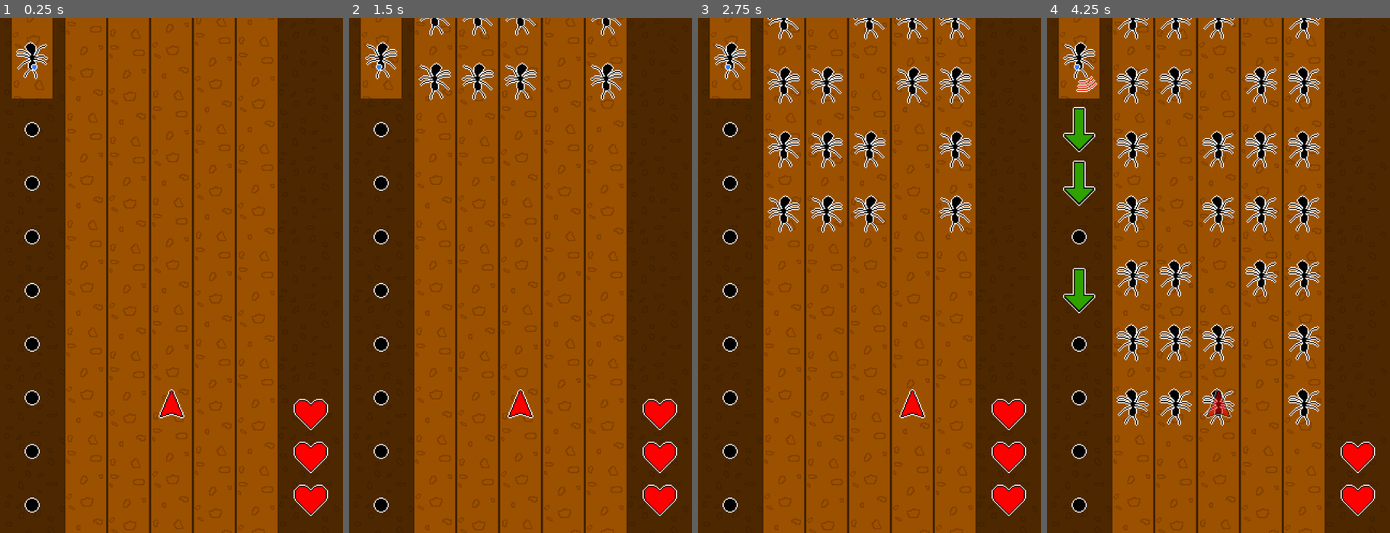
Above: before the commit, frames 1-4 (left to right).
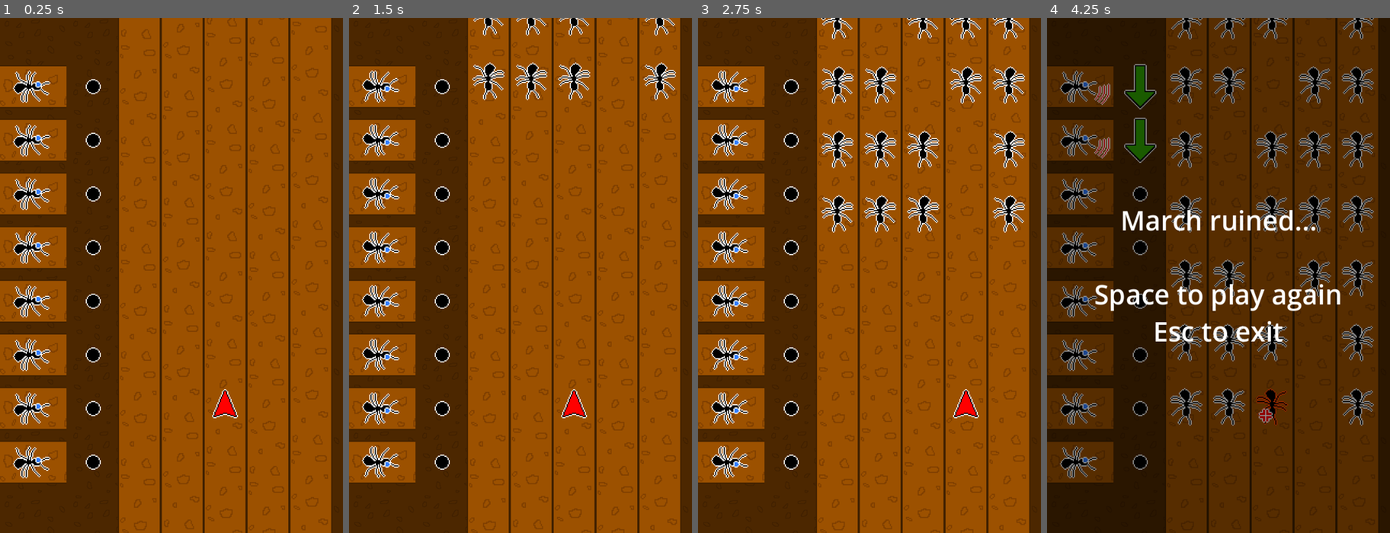
Above: after the commit, the same moments.

Repository: PizzaLovers007/Acerola-Jam-0
Game: Godot game, scene res://Scenes/Game.tscn
The game is run twice, just before and just after one commit, with the same random seed, the same clock (stepped at 60 frames per second) and the same inputs. Sound files missing from this copy of the repository are replaced by a short silence.
Inputs:
- Up to frame 1 (0.25 s): no input
- Up to frame 2 (1.5 s): tap Enter (ui_accept) at 0.5, 0.77 s; hold Right (ui_right) 0.53-1.28 s; hold Left (ui_left) from 1.28 s (still down)
- Up to frame 3 (2.75 s): tap Enter (ui_accept) at 1.52 s; release Left (ui_left) at 2.03 s; hold Right (ui_right) from 2.03 s (still down)
- Up to frame 4 (4.25 s): tap Enter (ui_accept) at 3.02, 3.77 s; release Right (ui_right) at 3.53 s; hold Left (ui_left) from 3.53 s (still down)

The runs differ from the first frame. In frame 1, 51% of the frame differs, in the area x 0-97%, y 0-100%; in frame 2, 53%; in frame 3, 56%; in frame 4, 77%, in the area x 0-100%, y 0-100%.

Commit message:
Adjust captain visuals and remove player health

Diff:
--- a/Scenes/Game.tscn
+++ b/Scenes/Game.tscn
@@ -11,20 +11,17 @@
 [ext_resource type="AudioStream" uid="uid://ckjqvm86mmdar" path="res://Sounds/Metronomes/Synth_Square_C_lo.wav" id="6_um2jl"]
 [ext_resource type="AudioStream" uid="uid://bax6aeqwkaurw" path="res://Sounds/Metronomes/Synth_Square_A_hi.wav" id="7_ncv6h"]
 [ext_resource type="Texture2D" uid="uid://bfcbabvpni40r" path="res://Sprites/bg.png" id="8_fxxum"]
-[ext_resource type="Texture2D" uid="uid://ddrralqikc2wy" path="res://Sprites/column.png" id="9_2m6i5"]
-[ext_resource type="Script" path="res://Scripts/Attacks/Captain.gd" id="9_yr6wc"]
 [ext_resource type="AudioStream" uid="uid://co1auagu64wct" path="res://Sounds/Metronomes/Perc_Stick_hi.wav" id="10_eq0ud"]
 [ext_resource type="Script" path="res://Scripts/PostProcessing.gd" id="10_geo82"]
 [ext_resource type="Shader" path="res://Shaders/wavy.gdshader" id="10_hm5qq"]
 [ext_resource type="Shader" path="res://Shaders/dim.gdshader" id="10_l0dwx"]
+[ext_resource type="PackedScene" uid="uid://dwcks3ags7vri" path="res://Scenes/Objects/Captain.tscn" id="10_npas6"]
 [ext_resource type="AudioStream" uid="uid://7dqaicwi31s4" path="res://Sounds/Metronomes/Perc_Metal_hi.wav" id="11_0egy8"]
 [ext_resource type="AudioStream" uid="uid://c3kjwd5u3vxby" path="res://Sounds/Metronomes/Perc_Stick_lo.wav" id="11_hd8yi"]
-[ext_resource type="Texture2D" uid="uid://c3e85toymp0lr" path="res://Sprites/captain_idle.png" id="11_ve41a"]
 [ext_resource type="Shader" path="res://Shaders/skew.gdshader" id="13_8uihi"]
 [ext_resource type="AudioStream" uid="uid://bc1f4yfidc5i2" path="res://Sounds/Metronomes/Perc_Metal_lo.wav" id="13_86x80"]
 [ext_resource type="Texture2D" uid="uid://dptw7ixoj71cx" path="res://Textures/skew.png" id="14_4ikar"]
 [ext_resource type="Texture2D" uid="uid://xaqv06mtanp8" path="res://Sprites/dot.png" id="14_ygw7s"]
-[ext_resource type="Texture2D" uid="uid://cn1eqtbq36fvo" path="res://Sprites/heart.png" id="16_we20a"]
 
 [sub_resource type="ShaderMaterial" id="ShaderMaterial_o32ba"]
 shader = ExtResource("10_hm5qq")
@@ -74,33 +71,46 @@
 texture = ExtResource("8_fxxum")
 stretch_mode = 1
 
-[node name="Column1" parent="Background" instance=ExtResource("2_sbt38")]
-position = Vector2(160, 1010.72)
-
 [node name="Column2" parent="Background" instance=ExtResource("2_sbt38")]
-position = Vector2(240, 1055.04)
+position = Vector2(260, 1055.04)
 
 [node name="Column3" parent="Background" instance=ExtResource("2_sbt38")]
-position = Vector2(320, 968.62)
+position = Vector2(340, 968.62)
 
 [node name="Column4" parent="Background" instance=ExtResource("2_sbt38")]
-position = Vector2(400, 1032.39)
+position = Vector2(420, 1032.39)
 
 [node name="Column5" parent="Background" instance=ExtResource("2_sbt38")]
-position = Vector2(480, 1068.83)
-
-[node name="Captain" type="Node2D" parent="." groups=["captain"]]
-position = Vector2(60, 74)
-script = ExtResource("9_yr6wc")
-
-[node name="Column" type="Sprite2D" parent="Captain"]
-position = Vector2(0, -24)
-scale = Vector2(2, 2)
-texture = ExtResource("9_2m6i5")
-
-[node name="Sprite2D" type="Sprite2D" parent="Captain"]
-scale = Vector2(2, 2)
-texture = ExtResource("11_ve41a")
+position = Vector2(500, 1068.83)
+
+[node name="Column6" parent="Background" instance=ExtResource("2_sbt38")]
+position = Vector2(580, 1010.72)
+
+[node name="Captains" type="Node2D" parent="." groups=["captains"]]
+
+[node name="Captain1" parent="Captains" instance=ExtResource("10_npas6")]
+position = Vector2(54, 128)
+
+[node name="Captain2" parent="Captains" instance=ExtResource("10_npas6")]
+position = Vector2(54, 228)
+
+[node name="Captain3" parent="Captains" instance=ExtResource("10_npas6")]
+position = Vector2(54, 328)
+
+[node name="Captain4" parent="Captains" instance=ExtResource("10_npas6")]
+position = Vector2(54, 428)
+
+[node name="Captain5" parent="Captains" instance=ExtResource("10_npas6")]
+position = Vector2(54, 528)
+
+[node name="Captain6" parent="Captains" instance=ExtResource("10_npas6")]
+position = Vector2(54, 628)
+
+[node name="Captain7" parent="Captains" instance=ExtResource("10_npas6")]
+position = Vector2(54, 728)
+
+[node name="Captain8" parent="Captains" instance=ExtResource("10_npas6")]
+position = Vector2(54, 828)
 
 [node name="ObstacleSpawner" type="Node" parent="."]
 script = ExtResource("6_d1o53")
@@ -111,7 +121,7 @@
 
 [node name="TellTickInverse" type="AudioStreamPlayer" parent="ObstacleSpawner"]
 stream = ExtResource("11_0egy8")
-volume_db = 8.0
+volume_db = 10.0
 
 [node name="MoveTick" type="AudioStreamPlayer" parent="ObstacleSpawner"]
 stream = ExtResource("11_hd8yi")
@@ -119,10 +129,10 @@
 
 [node name="MoveTickInverse" type="AudioStreamPlayer" parent="ObstacleSpawner"]
 stream = ExtResource("13_86x80")
-volume_db = 8.0
+volume_db = 10.0
 
 [node name="TellSprites" type="Node2D" parent="ObstacleSpawner"]
-position = Vector2(0, 94)
+position = Vector2(114, 14)
 
 [node name="Beat0Tell" type="Sprite2D" parent="ObstacleSpawner/TellSprites"]
 position = Vector2(60, 114)
@@ -168,24 +178,7 @@
 
 [node name="Player" parent="." instance=ExtResource("3_22ywp")]
 z_index = 1
-position = Vector2(320, 720)
-
-[node name="Lives" type="Node2D" parent="." groups=["lives"]]
-position = Vector2(580, 900)
-
-[node name="Heart1" type="Sprite2D" parent="Lives"]
-scale = Vector2(2, 2)
-texture = ExtResource("16_we20a")
-
-[node name="Heart2" type="Sprite2D" parent="Lives"]
-position = Vector2(0, -80)
-scale = Vector2(2, 2)
-texture = ExtResource("16_we20a")
-
-[node name="Heart3" type="Sprite2D" parent="Lives"]
-position = Vector2(0, -160)
-scale = Vector2(2, 2)
-texture = ExtResource("16_we20a")
+position = Vector2(420, 720)
 
 [node name="PostProcessing" type="Node" parent="."]
 script = ExtResource("10_geo82")
@@ -252,5 +245,6 @@
 bbcode_enabled = true
 text = "[center]March ruined...
 
-Press Space to play again[/center]"
+Space to play again
+Esc to exit[/center]"
 fit_content = true
--- /dev/null
+++ b/Scenes/Objects/Captain.tscn
@@ -0,0 +1,19 @@
+[gd_scene load_steps=4 format=3 uid="uid://dwcks3ags7vri"]
+
+[ext_resource type="Script" path="res://Scripts/Attacks/Captain.gd" id="1_nbudf"]
+[ext_resource type="Texture2D" uid="uid://ddrralqikc2wy" path="res://Sprites/column.png" id="2_1ldux"]
+[ext_resource type="Texture2D" uid="uid://c3e85toymp0lr" path="res://Sprites/captain_idle.png" id="3_kmygi"]
+
+[node name="Captain" type="Node2D" groups=["captain"]]
+script = ExtResource("1_nbudf")
+
+[node name="Column" type="Sprite2D" parent="."]
+position = Vector2(-30, 0)
+rotation = -1.5708
+scale = Vector2(2, 2)
+texture = ExtResource("2_1ldux")
+
+[node name="Sprite2D" type="Sprite2D" parent="."]
+rotation = -1.5708
+scale = Vector2(2, 2)
+texture = ExtResource("3_kmygi")
--- a/Scenes/Objects/Obstacle.tscn
+++ b/Scenes/Objects/Obstacle.tscn
@@ -1,10 +1,11 @@
-[gd_scene load_steps=4 format=3 uid="uid://drpan0avmchcv"]
+[gd_scene load_steps=5 format=3 uid="uid://drpan0avmchcv"]
 
 [ext_resource type="Script" path="res://Scripts/Attacks/Obstacle.gd" id="1_0jqc0"]
 [ext_resource type="Texture2D" uid="uid://cc3hme0ek1ptk" path="res://Sprites/obstacle.png" id="1_wer6g"]
+[ext_resource type="Texture2D" uid="uid://c0pntjp75breh" path="res://Sprites/anger.png" id="3_02myk"]
 
-[sub_resource type="CapsuleShape2D" id="CapsuleShape2D_rrjju"]
-height = 56.0
+[sub_resource type="CircleShape2D" id="CircleShape2D_vvec0"]
+radius = 1.0
 
 [node name="Obstacle" type="Area2D" groups=["obstacle"]]
 script = ExtResource("1_0jqc0")
@@ -14,5 +15,10 @@
 texture = ExtResource("1_wer6g")
 
 [node name="CollisionShape2D" type="CollisionShape2D" parent="."]
-position = Vector2(0, -2)
-shape = SubResource("CapsuleShape2D_rrjju")
+shape = SubResource("CircleShape2D_vvec0")
+
+[node name="AngerSprite" type="Sprite2D" parent="."]
+visible = false
+position = Vector2(-12, 21)
+scale = Vector2(2, 2)
+texture = ExtResource("3_02myk")
--- a/Scripts/Attacks/Captain.gd
+++ b/Scripts/Attacks/Captain.gd
@@ -18,12 +18,10 @@
 
 
 func idle() -> void:
-	sprite.flip_v = false
 	sprite.flip_h = not sprite.flip_h
 	sprite.texture = _idle_img
 
 
 func whistle(inverse: bool) -> void:
-	sprite.flip_v = inverse
-	sprite.flip_h = not sprite.flip_h
+	sprite.flip_h = not inverse
 	sprite.texture = _whistle_img
--- a/Scripts/Attacks/Obstacle.gd
+++ b/Scripts/Attacks/Obstacle.gd
@@ -1,8 +1,9 @@
 class_name Obstacle
-extends Node2D
+extends Area2D
 
 @onready var conductor: Conductor = get_tree().get_first_node_in_group("conductor")
 @onready var sprite: Sprite2D = $Sprite2D
+@onready var anger_sprite: Sprite2D = $AngerSprite
 
 # Called when the node enters the scene tree for the first time.
 func _ready() -> void:
@@ -25,3 +26,8 @@
 	tween.set_trans(Tween.TRANS_QUINT)
 	tween.tween_property(self, "position", target_origin, conductor.get_beat_time() / 4)
 	tween.play()
+
+
+func show_angry() -> void:
+	anger_sprite.visible = true
+	sprite.modulate = Color.ORANGE_RED
--- a/Scripts/Attacks/ObstacleSpawner.gd
+++ b/Scripts/Attacks/ObstacleSpawner.gd
@@ -7,7 +7,7 @@
 @onready var conductor: Conductor = get_tree().get_first_node_in_group("conductor")
 @onready var obstacles_node: Node2D = $Obstacles
 @onready var tell_sprites_node: Node2D = $TellSprites
-@onready var captain_node: Captain = get_tree().get_first_node_in_group("captain")
+@onready var captains_node: Node2D = get_tree().get_first_node_in_group("captains")
 @onready var tell_tick: AudioStreamPlayer = $TellTick
 @onready var tell_tick_inverse: AudioStreamPlayer = $TellTickInverse
 @onready var move_tick: AudioStreamPlayer = $MoveTick
@@ -49,7 +49,8 @@
 				_tick()
 
 	if fract == 0 and measure / 2 % 2 == 0:
-		captain_node.idle()
+		for captain in captains_node.get_children() as Array[Captain]:
+			captain.idle()
 
 func _schedule_sounds(beat: int, fract: int) -> void:
 	var measure = beat / 4
@@ -70,18 +71,22 @@
 			if _move_pattern[half_beat_norm] == 1:
 				tell_tick.play()
 				tell_sprite.texture = _down_arrow_img
-				captain_node.whistle(false)
+				var captain = captains_node.get_child(half_beat_norm) as Captain
+				captain.whistle(false)
 			elif _move_pattern[half_beat_norm] == -1:
 				tell_tick_inverse.play()
 				tell_sprite.texture = _up_arrow_img
-				captain_node.whistle(true)
+				var captain = captains_node.get_child(half_beat_norm) as Captain
+				captain.whistle(true)
 		3:
 			if _move_pattern[half_beat_norm] == 1:
 				move_tick.play()
-				captain_node.idle()
+				for captain in captains_node.get_children() as Array[Captain]:
+					captain.idle()
 			if _move_pattern[half_beat_norm] == -1:
 				move_tick_inverse.play()
-				captain_node.idle()
+				for captain in captains_node.get_children() as Array[Captain]:
+					captain.idle()
 	if measure % 4 == 0 and half_beat_norm == 0:
 		for child in tell_sprites_node.get_children() as Array[Sprite2D]:
 			child.texture = _dot_img
--- a/Scripts/Core/Constants.gd
+++ b/Scripts/Core/Constants.gd
@@ -3,10 +3,9 @@
 const SCREEN_WIDTH: float = 640
 const SCREEN_HEIGHT: float = 960
 
-const MIDDLE_X: float = 640 / 2
-const MIDDLE_Y: float = 960 / 2
+const COLUMN_WIDTH: int = 80
 
-const COLUMN_WIDTH: int = 80
+const MIDDLE_X: float = 420
 
 const OBSTACLE_HEIGHT: int = 120
 
--- a/Scripts/Core/GameController.gd
+++ b/Scripts/Core/GameController.gd
@@ -4,7 +4,6 @@
 @onready var player: Player = get_tree().get_first_node_in_group("player")
 @onready var conductor: Conductor = get_tree().get_first_node_in_group("conductor")
 @onready var game_over_node: Node = get_tree().get_first_node_in_group("gui")
-@onready var lives_node: Node2D = get_tree().get_first_node_in_group("lives")
 
 var has_started: bool = false
 var curr_state: GameState = GameState.START
@@ -14,17 +13,14 @@
 
 func _ready() -> void:
 	player.player_died.connect(_on_player_died)
-	player.player_damaged.connect(_on_player_damaged)
+	Engine.time_scale = 1
 
 
 func _on_player_died() -> void:
 	conductor.stop()
 	curr_state = GameState.DEAD
 	game_over_node.visible = true
-
-
-func _on_player_damaged() -> void:
-	lives_node.get_child(lives_node.get_child_count()-1).queue_free()
+	Engine.time_scale = 0
 
 
 func _process(delta: float) -> void:
--- a/Scripts/Player/Player.gd
+++ b/Scripts/Player/Player.gd
@@ -1,7 +1,7 @@
 class_name Player
 extends Node2D
 
-const COYOTE_TIME_MS = 80
+const COYOTE_TIME_MS = 40
 
 signal player_damaged
 signal player_died
@@ -11,12 +11,12 @@
 @onready var sprite: Sprite2D = get_node("Sprite")
 @onready var conductor: Conductor = get_tree().get_first_node_in_group("conductor")
 
-@export var health: int = 3
+@export var health: int = 1
 @export var column: int = 0
 @export var is_controllable: bool = true
 @export var invuln_time: float = 0
 
-var _inside_count: int = 0
+var _obstacle_inside: Obstacle = null
 var _entered_obstacle_us: int = 0
 var _move_tween: Tween = null
 
@@ -39,8 +39,9 @@
 func _process_damage() -> void:
 	if invuln_time > 0:
 		return
-	if _inside_count > 0 and Time.get_ticks_usec() - _entered_obstacle_us > COYOTE_TIME_MS * 1000:
+	if _obstacle_inside != null and Time.get_ticks_usec() - _entered_obstacle_us > COYOTE_TIME_MS * 1000:
 		health -= 1
+		_obstacle_inside.show_angry()
 		player_damaged.emit()
 		if health > 0:
 			hit_player.play()
@@ -75,7 +76,7 @@
 	_move_tween = get_tree().create_tween()
 	_move_tween.set_ease(Tween.EASE_OUT)
 	_move_tween.set_trans(Tween.TRANS_QUINT)
-	_move_tween.tween_property(self, "position:x", target_x, conductor.get_beat_time() / 6)
+	_move_tween.tween_property(self, "position:x", target_x, conductor.get_beat_time() / 4)
 	_move_tween.tween_callback(func(): _move_tween = null)
 	_move_tween.play()
 
@@ -83,9 +84,8 @@
 func _on_area_2d_area_entered(area: Area2D) -> void:
 	if not area.is_in_group("obstacle"):
 		return
-	if _inside_count == 0:
-		_entered_obstacle_us = Time.get_ticks_usec()
-	_inside_count += 1
+	_entered_obstacle_us = Time.get_ticks_usec()
+	_obstacle_inside = area as Obstacle
 
 
 func _on_area_2d_area_exited(area: Area2D) -> void:
@@ -93,6 +93,5 @@
 		return
 	if Time.get_ticks_usec() - _entered_obstacle_us <= COYOTE_TIME_MS * 1000:
 		print("coyoted! ", (Time.get_ticks_usec() - _entered_obstacle_us) / 1000.0, "ms")
-	_inside_count -= 1
-	if _inside_count == 0:
-		_entered_obstacle_us = 0
+	_obstacle_inside = null
+	_entered_obstacle_us = 0
Not shown: 1 places in Scenes/Game.tscn that only renumber resources
Binary file added: Sprites/anger.png
Not shown, added: Sprites/anger.png.import
